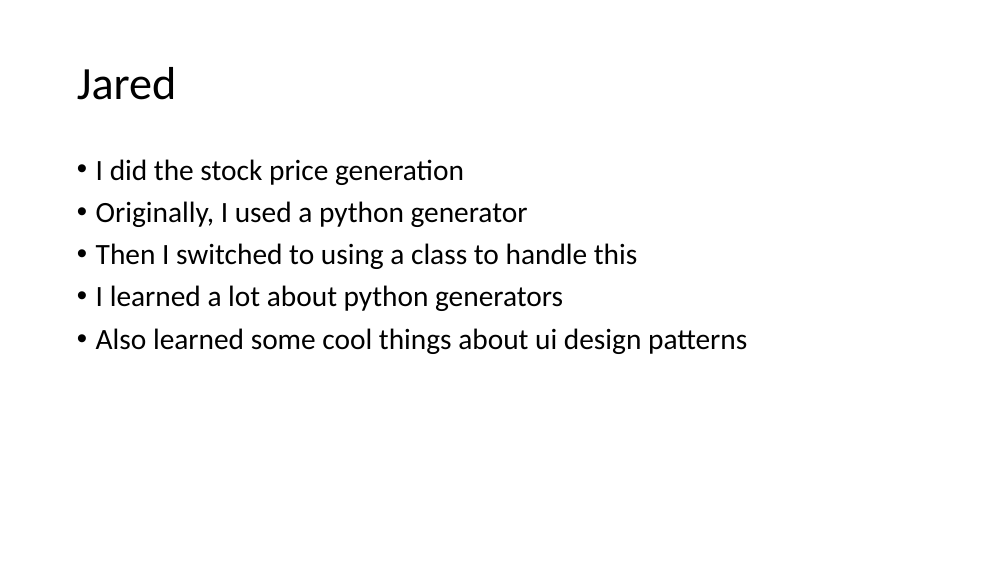
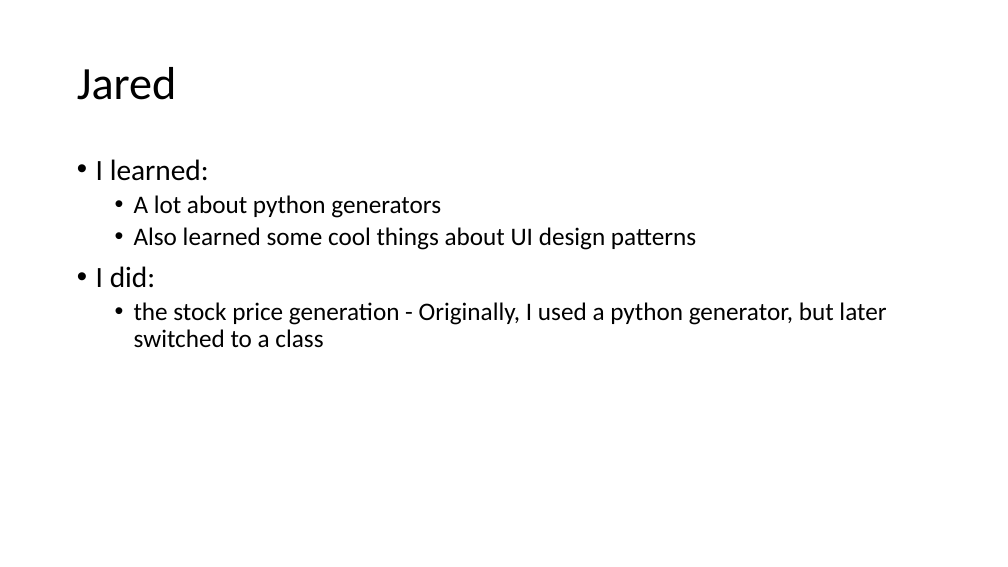
Before and after one commit to trent-hudgens/UVStocks, a slide deck: slide 5 of group project.pptx. Drawn at 1008x567 pixels with LibreOffice and Linux fonts; fonts in the diff are those of the drawing. Boxes give left, top, right and bottom in pixels: in the first picture for what was removed or moved away, otherwise in the second. Text is boxed around its words. In the diff, an @@ line names an element or a change of style, - is before the commit and + after.

```diff
--- a/group project.pptx
+++ b/group project.pptx
@@ text at (x1=96, y1=159, x2=886, y2=348): text changed; size 28 to 24 pt @@
-• I did the stock price generation
-• Originally, I used a python generator
-• Then I switched to using a class to handle this
-• I learned a lot about python generators
-• Also learned some cool things about ui design patterns
+• I learned:
+  • A lot about python generators
+  • Also learned some cool things about UI design patterns
+• I did:
+  • the stock price generation - Originally, I used a python generator, but later switched to a class
```
Also in this commit, not shown: 3 other slides changed.
